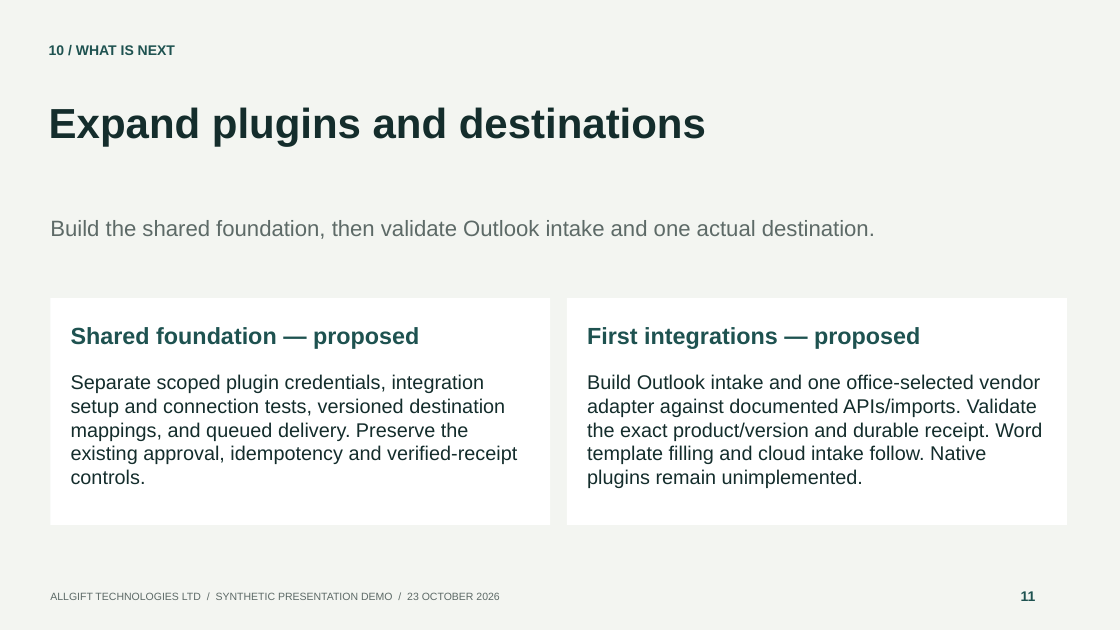
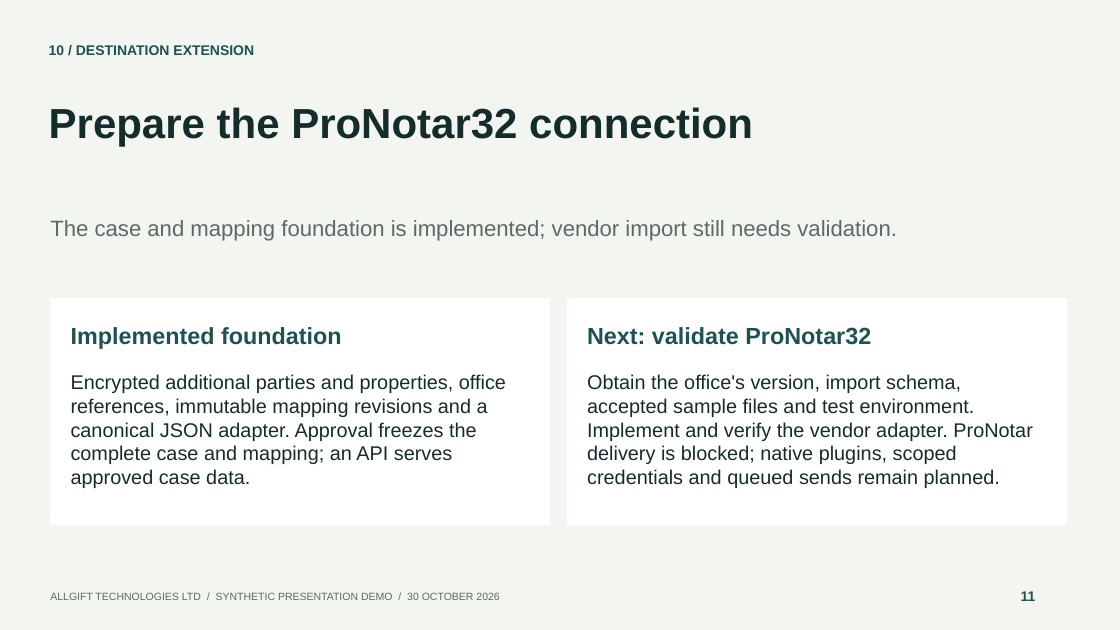
Before and after one commit to BernardAli/Lexflow-A, a slide deck: slide 11 of presentation/LexFlow_Pilot_Presentation.pptx. Drawn at 1120x630 pixels with LibreOffice and Linux fonts; fonts in the diff are those of the drawing. Boxes give left, top, right and bottom in pixels: in the first picture for what was removed or moved away, otherwise in the second. Text is boxed around its words. In the diff, an @@ line names an element or a change of style, - is before the commit and + after.

Commit message:
ProNotary Extentions Added

```diff
--- a/presentation/LexFlow_Pilot_Presentation.pptx
+++ b/presentation/LexFlow_Pilot_Presentation.pptx
@@ text at box(49, 45, 254, 55): text changed @@
-10 / WHAT IS NEXT
+10 / DESTINATION EXTENSION
@@ text at box(49, 107, 753, 147): text changed @@
-Expand plugins and destinations
+Prepare the ProNotar32 connection
@@ text at box(50, 220, 897, 241): text changed @@
-Build the shared foundation, then validate Outlook intake and one actual destination.
+The case and mapping foundation is implemented; vendor import still needs validation.
@@ text at box(71, 327, 342, 349): text changed @@
-Shared foundation — proposed
+Implemented foundation
@@ text at box(587, 327, 871, 345): text changed @@
-First integrations — proposed
+Next: validate ProNotar32
@@ text at box(71, 374, 506, 488): text changed @@
-Separate scoped plugin credentials, integration setup and connection tests, versioned destination mappings, and queued delivery. Preserve the existing approval, idempotency and verified-receipt controls.
+Encrypted additional parties and properties, office references, immutable mapping revisions and a canonical JSON adapter. Approval freezes the complete case and mapping; an API serves approved case data.
@@ text at box(587, 374, 1032, 488): text changed @@
-Build Outlook intake and one office-selected vendor adapter against documented APIs/imports. Validate the exact product/version and durable receipt. Word template filling and cloud intake follow. Native plugins remain unimplemented.
+Obtain the office's version, import schema, accepted sample files and test environment. Implement and verify the vendor adapter. ProNotar delivery is blocked; native plugins, scoped credentials and queued sends remain planned.
@@ text at box(50, 592, 499, 600): text changed @@
-ALLGIFT TECHNOLOGIES LTD / SYNTHETIC PRESENTATION DEMO / 23 OCTOBER 2026
+ALLGIFT TECHNOLOGIES LTD / SYNTHETIC PRESENTATION DEMO / 30 OCTOBER 2026
```
Also in this commit, not shown: 11 other slides changed, 43 other files.
